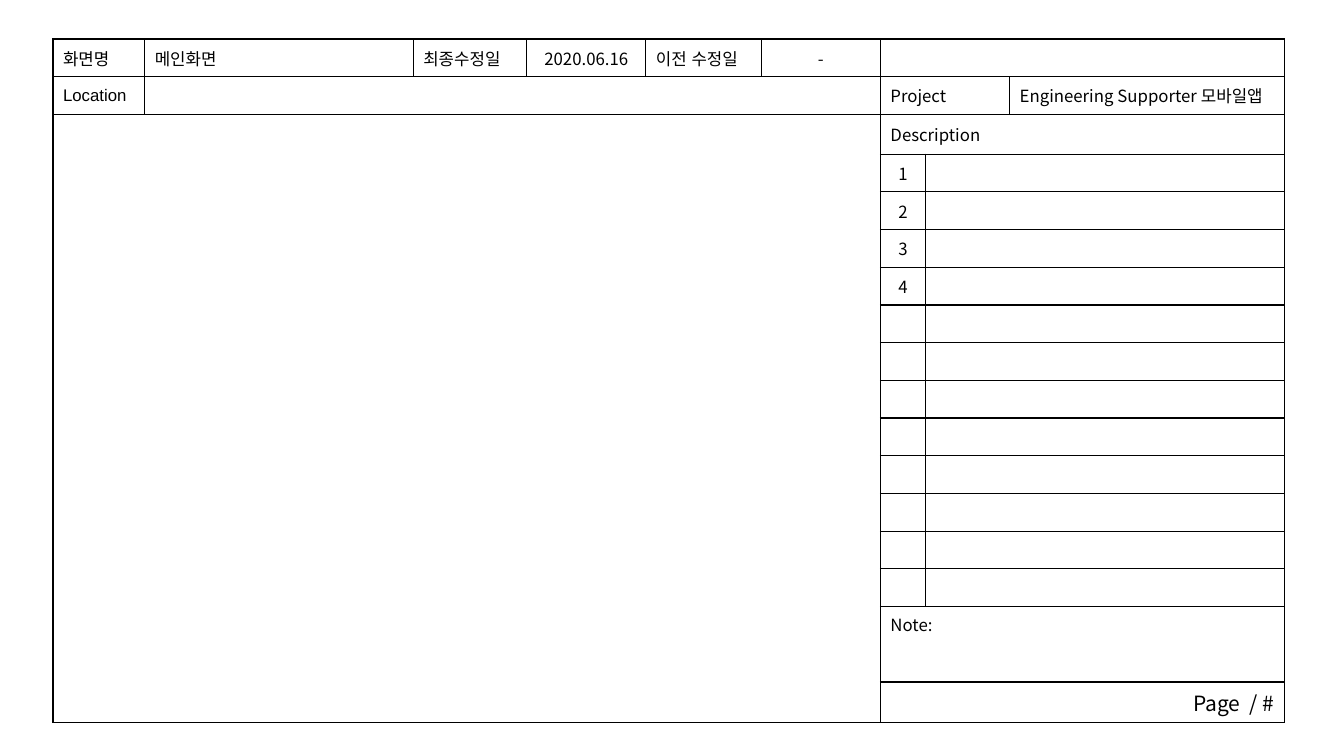
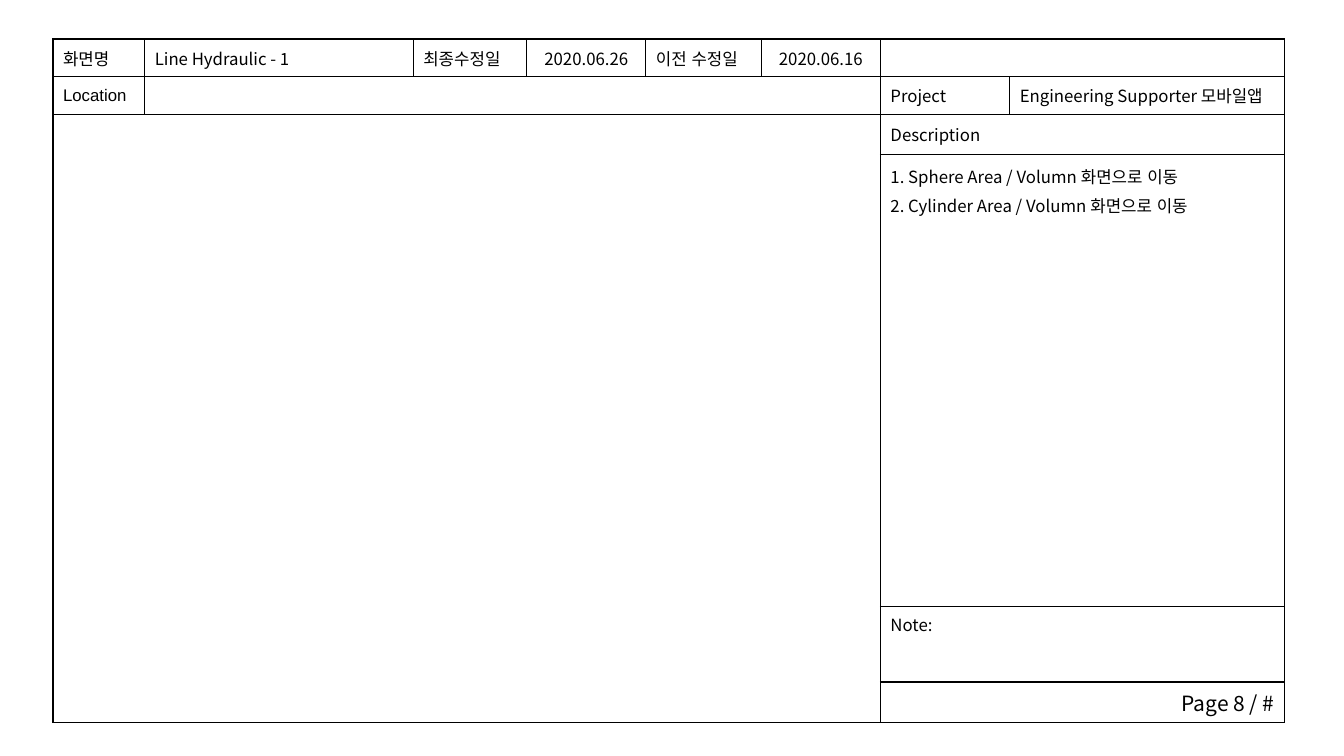
Before and after one commit to woocharle/ict.edu.UI-and-UX, a slide deck: slide 12 of 4.아키텍처설계/스토리보드.pptx (slide 10 before the commit). Drawn at 1344x756 pixels with LibreOffice and Linux fonts; fonts in the diff are those of the drawing. Boxes give left, top, right and bottom in pixels: in the first picture for what was removed or moved away, otherwise in the second. Text is boxed around its words. In the diff, an @@ line names an element or a change of style, - is before the commit and + after.

```diff
--- a/4.아키텍처설계/스토리보드.pptx
+++ b/4.아키텍처설계/스토리보드.pptx
@@ table at (53, 39, 1286, 720) @@
-화면명 | 메인화면 | 최종수정일 | 2020.06.16 | 이전 수정일 | - |  |  | 
-Location |  |  |  |  |  | Project |  | Engineering Supporter 모바일앱
- |  |  |  |  |  | Description |  | 
- |  |  |  |  |  | 1 |  | 
- |  |  |  |  |  | 2 |  | 
- |  |  |  |  |  | 3 |  | 
- |  |  |  |  |  | 4 |  | 
- |  |  |  |  |  |  |  | 
- |  |  |  |  |  |  |  | 
- |  |  |  |  |  |  |  | 
- |  |  |  |  |  |  |  | 
- |  |  |  |  |  |  |  | 
- |  |  |  |  |  |  |  | 
- |  |  |  |  |  |  |  | 
- |  |  |  |  |  |  |  | 
- |  |  |  |  |  | Note: |  | 
- |  |  |  |  |  | Page / # |  | 
+화면명 | Line Hydraulic - 1 | 최종수정일 | 2020.06.26 | 이전 수정일 | 2020.06.16 |  | 
+Location |  |  |  |  |  | Project | Engineering Supporter 모바일앱
+ |  |  |  |  |  | Description | 
+ |  |  |  |  |  | 1. Sphere Area / Volumn 화면으로 이동 / 2. Cylinder Area / Volumn 화면으로 이동 | 
+ |  |  |  |  |  | Note: | 
+ |  |  |  |  |  | Page 8 / # | 
```
Also in this commit, not shown: 12 other slides changed, 4 slides added, 21 other files.
